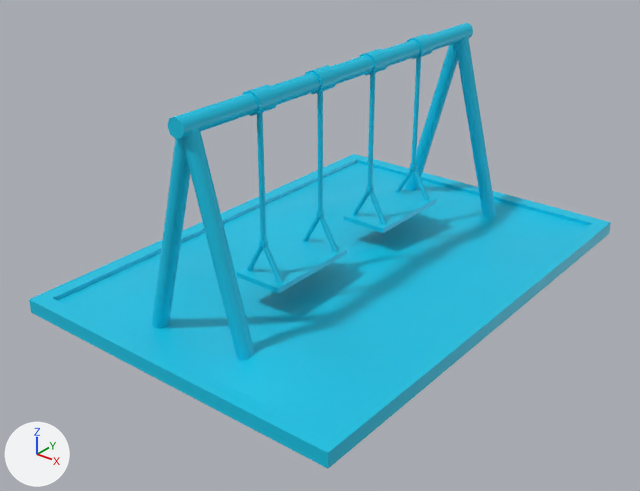
The FBX model ALTER/Assets/Xiaowei/FBX/columpio.fbx, before and after one commit.
One viewpoint serves both versions: a camera (50 mm lens) standing at (-6.2, 1.1, 4.15) and looking at (-11.0, 7.1, 0.43). Every picture has the same lights, and +X, +Y and +Z are marked at lower left. The older version comes first. Where no turn or scale is listed for an object, it has been applied to the vertices.

Before the edit, the objects in view are built like this:
```python
me_cylinder_046 = bpy.data.meshes.new('Cylinder.046')
me_cylinder_046.from_pydata(...)  # 16 vertices, 8 faces; spans x -0.63..0.07, y 1.93..2.08, z -0.4..1.68
me_cylinder_046.materials.append(mat_m_columpio)  # cyan #00c5e7
me_plane_001 = bpy.data.meshes.new('Plane.001')
me_plane_001.from_pydata(...)  # 16 vertices, 12 faces; spans x -1.75..1.75, y -2.5..2.5, z -0.4..-0.26
me_plane_001.materials.append(mat_m_columpio)  # cyan #00c5e7
me_plane_006 = bpy.data.meshes.new('Plane.006')
me_plane_006.from_pydata(...)  # 144 vertices, 121 faces; spans x -1.6..1.6, y -2.35..2.35, z -0.39..-0.15
me_plane_006.materials.append(mat_m_columpio)  # cyan #00c5e7
ob_sm_arena_001 = bpy.data.objects.new('sm_arena.001', me_plane_006)
ob_sm_arena_001.location = (-11.0, 7.5, 0.4)
ob_sm_columpio_004 = bpy.data.objects.new('sm_columpio.004', me_cylinder_046)
ob_sm_columpio_004.location = (-11.0, 7.5, 0.4)
ob_sm_separador_terreno_001 = bpy.data.objects.new('sm_separador_terreno.001', me_plane_001)
ob_sm_separador_terreno_001.location = (-11.0, 7.5, 0.4)
# also in view: 'sm_columpio.027' at (-11.28, 5.5, 1.04); 'sm_columpio.006' at (-11.0, 8.3, 0.4); 'sm_columpio.022' at (-11.0, 6.3, 1.4); 'sm_columpio.017' at (-11.0, 7.1, 1.4); 'sm_columpio.001' at (-10.72, 9.5, 1.04)
```
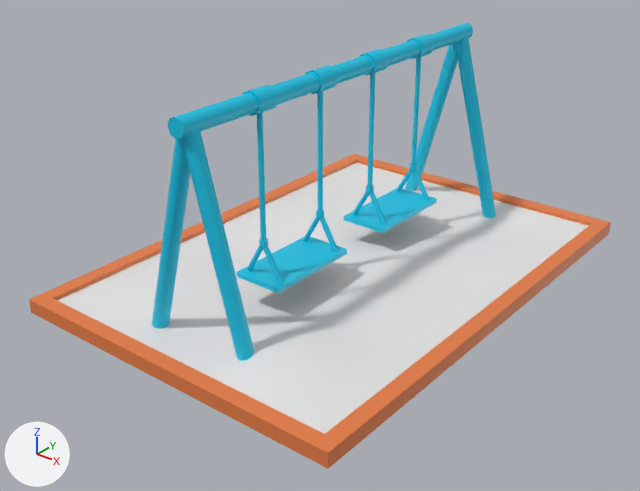
Boxes [x1, y1, x2, y2] around the edits, measured in the pictures (640 x 491 px):
'sm_arena.001', recoloured (cyan to white)
    both: [57, 162, 588, 434]
'sm_separador_terreno.001', recoloured
    both: [29, 154, 611, 469]

The edits, one by one:
Material 'M_Arena03' (mat_m_arena03) is new.
Its base color is (0.8, 0.8, 0.8) (white #e7e7e7).
Material 'M_SeparadorTerreno' (mat_m_separadorterreno) is new.
Its base color is (0.8, 0.206, 0.058) (orange #e77d44).
me_plane_006 has 144 vertices, 121 faces and spans x -1.6..1.6, y -2.35..2.35, z -0.39..-0.15.
me_plane_006 no longer uses material mat_m_columpio (cyan #00c5e7).
me_plane_006 gains material mat_m_arena03 (white #e7e7e7).
me_plane_001 has 16 vertices, 12 faces and spans x -1.75..1.75, y -2.5..2.5, z -0.4..-0.26.
me_plane_001 no longer uses material mat_m_columpio (cyan #00c5e7).
me_plane_001 gains material mat_m_separadorterreno (orange #e77d44).
